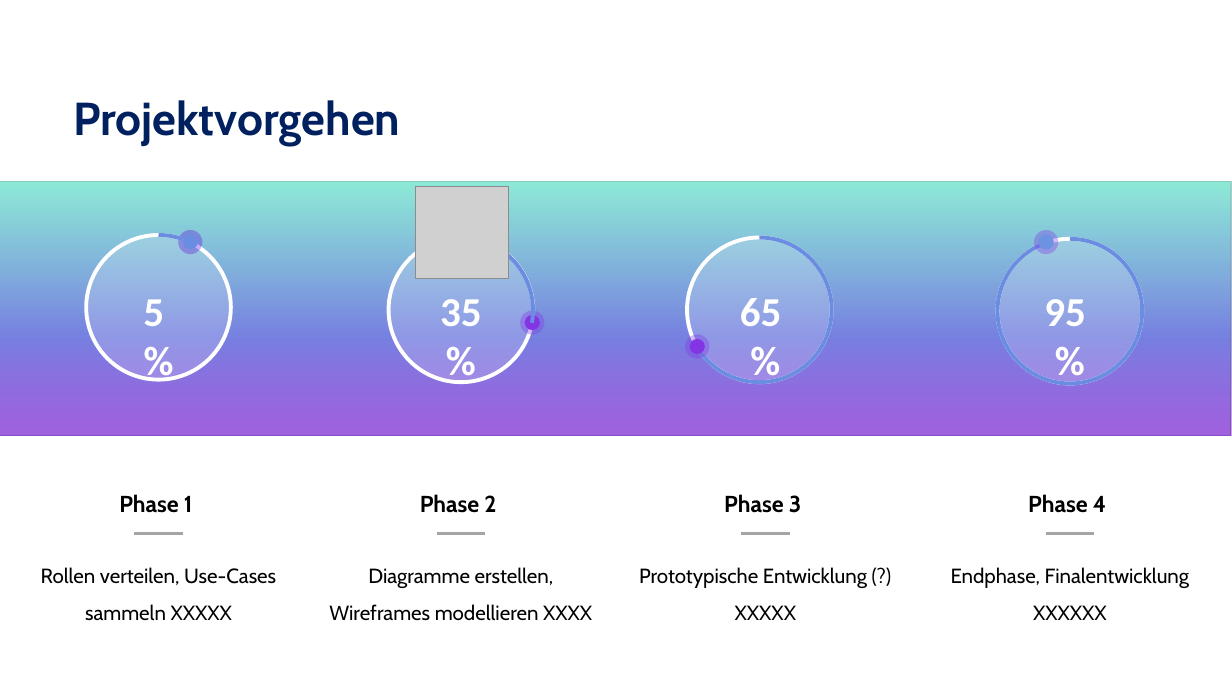
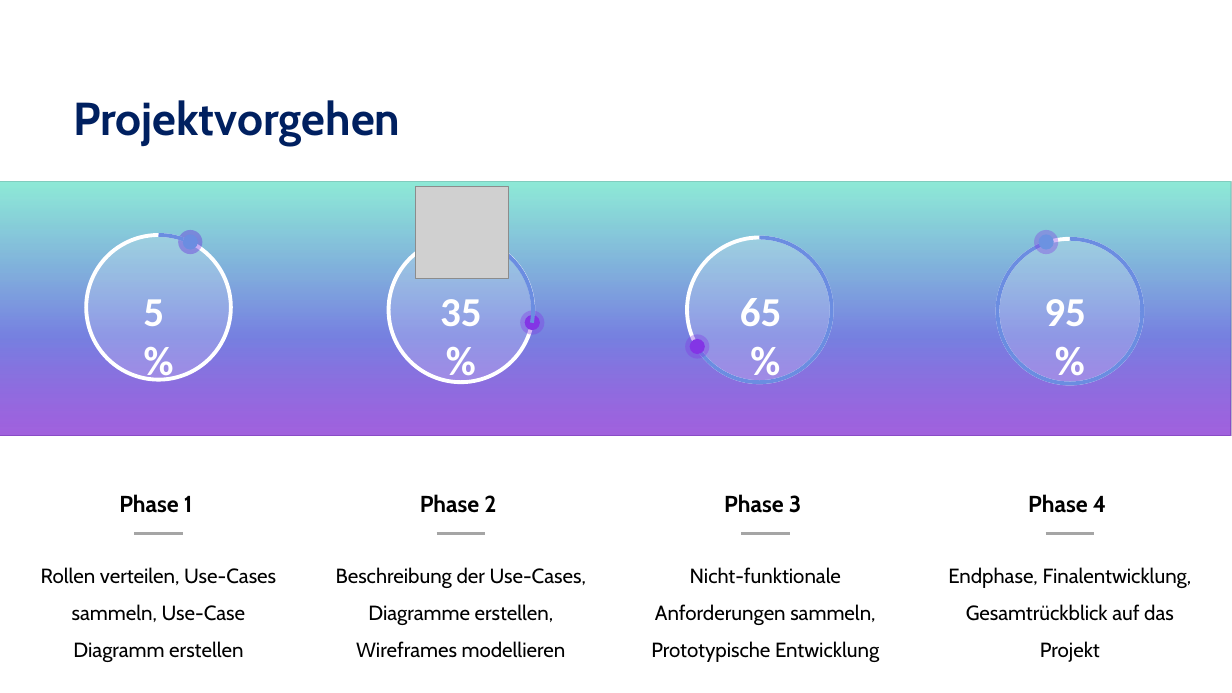
Before and after one commit to DaM1eN02/product-navigator-back-end, a slide deck: slide 6 of Fallstudie/Zwischenpräsentation.pptx. Drawn at 1232x693 pixels with LibreOffice and Linux fonts; fonts in the diff are those of the drawing; grey boxes stand for pictures. Boxes give left, top, right and bottom in pixels: in the first picture for what was removed or moved away, otherwise in the second. Text is boxed around its words. In the diff, an @@ line names an element or a change of style, - is before the commit and + after.

```diff
--- a/Fallstudie/Zwischenpräsentation.pptx
+++ b/Fallstudie/Zwischenpräsentation.pptx
@@ text at <box>41,567,276,662</box>: text changed @@
-Rollen verteilen, Use-Cases sammeln XXXXX
+Rollen verteilen, Use-Cases sammeln, Use-Case Diagramm erstellen
@@ text at <box>336,567,586,658</box>: text changed @@
-Diagramme erstellen, Wireframes modellieren XXXX
+Beschreibung der Use-Cases, Diagramme erstellen, Wireframes modellieren
@@ text at <box>651,567,879,662</box>: text changed @@
-Prototypische Entwicklung (?) XXXXX
+Nicht-funktionale Anforderungen sammeln, Prototypische Entwicklung
@@ text at <box>948,567,1192,662</box>: text changed @@
-Endphase, Finalentwicklung XXXXXX
+Endphase, Finalentwicklung, Gesamtrückblick auf das Projekt
```
Also in this commit, not shown: 3 other slides changed, 6 slides added.
